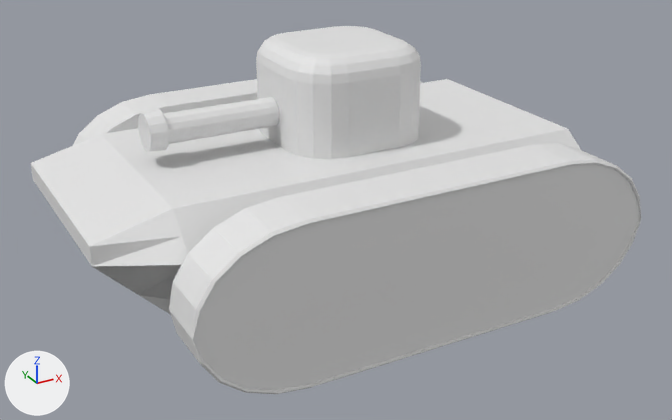
An edit to the Blender file Resources/Blender/tank.blend, drawn before and after from the same camera.
Before and after are seen from a camera (50 mm lens) standing at (-12.22, -22.11, 10.62) and looking at (-0.48, -0.76, -0.06). The axes (+X, +Y, +Z) are drawn at lower left. The lights are the same throughout.

The first picture shows 'body_mk2', 'head_base', 'head_gun', 'tires_mk2.1'.
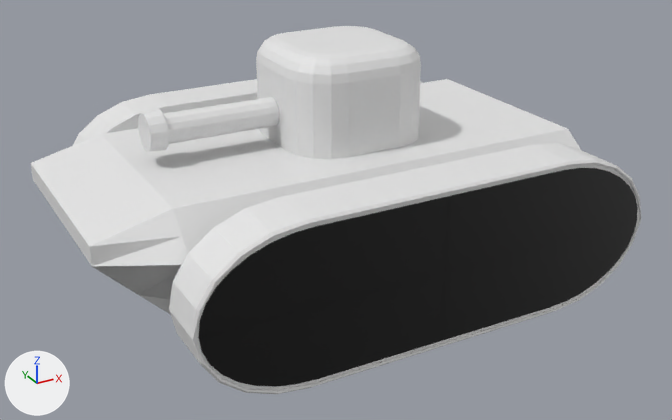
Commit message: gears element added to tank tires

What changed in the scene script:
```text
Add mat_material_001:
    mat_material_001 = principled_material('Material.001')
    mat_material_001.base_color = (0.0, 0.0, 0.0)  # black #000000
Add me_cube:
    me_cube.from_pydata(...)  # 24 vertices, 14 faces; spans x -6.45..0.01, y 5.41..5.47, z -0.01..1.99
    me_cube.materials.append(mat_material_001)  # black #000000
Add ob_gears_mk1:
    ob_gears_mk1 = bpy.data.objects.new('gears_mk1', me_cube)
    ob_gears_mk1.location = (0.0, 0.0, 0.0)
    _m = ob_gears_mk1.modifiers.new('Mirror', 'MIRROR')
    _m.use_axis = (True, True, True)
```

Pixel boxes [x1, y1, x2, y2] of what changed, in the pictures (672 x 420 px):
'gears_mk1', added (black): after [198, 168, 638, 387]
'tires_mk2.1', unchanged, covered by the edit: [73, 79, 641, 394] in both
